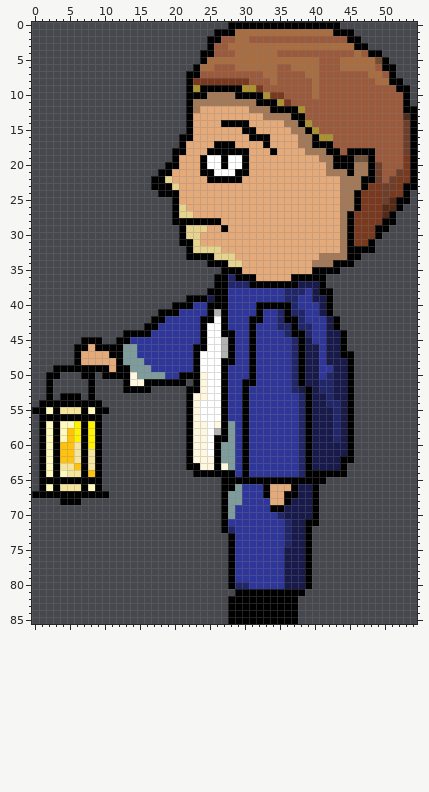
Sprite sheet: game/images/sprites/Boy/left/3.png. Above, as it was before the edit.
The file is 165x258 pixels, drawn in blocks of 3x3; one block is one cell here. Colours within 5 levels of each other are drawn and written as one.
Now the later version:
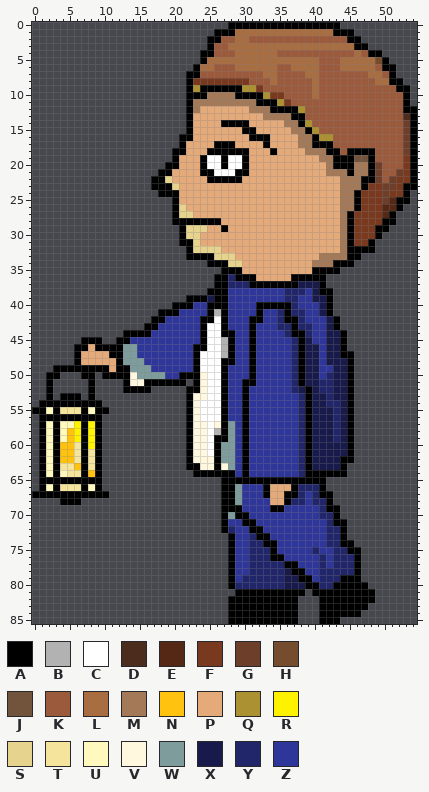
Palette (. is transparent): A #000000  B #b2b2b2  C #ffffff  D #4c2c1d  E #542815  F #78391e  G #6d3f2a  H #754c2d  J #72543d  K #9c5a3c  L #a86d40  M #a37958  N #ffc20e  P #e5aa7a  Q #ab9132  R #fff200  S #e6d38e  T #f5e49c  U #fff9bd  V #fff8de  W #7e9c9b  X #171a4a  Y #21266b  Z #2f3699
Edits made:
@@ x 26..50 @@
 65 .AAAAAAAAAAAAAAA.........
-66 .AAWZZZAPPPAXXA..........
-67 .AWWZZZAPPAAXXA..........
-68 .AWWZZZZPPAXXXA..........
-69 .AWZZZZZAAXXXXA..........
-70 .AWZZZZZZYXXXXA..........
-71 .AZZZZZZZZYXXAA..........
-72 .AYZZZZZZZYXXA...........
-73 ..AZZZZZZZYXXA...........
-74 ..AZZZZZZZYXXA...........
-75 ..AZZZZZZZXXXA...........
-76 ..AZZZZZZZXXXA...........
-77 ..AZZZZZZZXXXA...........
-78 ..AZZZZZZZXXXA...........
-79 ..AZZZZZZZXXXA...........
-80 ..AYYZZZZZXXXA...........
-81 ...AAAAAAAAAA............
-82 ..AAAAAAAAAA.............
-83 ..AAAAAAAAAA.............
-84 ..AAAAAAAAAA.............
-85 ..AAAAAAAAAA.............
+66 .AAWZZZAPPPAYYYA.........
+67 .AAWZZZAPPAAYZYAA........
+68 .AAWZZZZPPAYYZYYA........
+69 .AAAZZZZAAZZZZZYAA.......
+70 .AWAAZZZZZZZZZZYYA.......
+71 .AZZAAZZZZZZZZZZYAA......
+72 .AYZZAAZZZZZZZZZYYA......
+73 ..AZZYAAZZZZZZZZYYA......
+74 ..AZZYYAAZZZZZZZYYAA.....
+75 ..AZZYYYAZZZZZYZZYYAA....
+76 ..AZZYYYAAZZZZZYZYYYA....
+77 ..AZZYYYYYAAZZZYZYYYA....
+78 ..AZZYYYYYXAAZZYYYYYA....
+79 ..AZYYYYYYXXAAZYYYAAA....
+80 ..AYYYYYYYXXXAAYYAAAAA...
+81 ...AAAAAAAAAA.AAAAAAAAA..
+82 ..AAAAAAAAAA...AAAAAAAA..
+83 ..AAAAAAAAAA...AAAAAAA...
+84 ..AAAAAAAAAA...AAAAAA....
+85 ..AAAAAAAAAA...AAA.......
